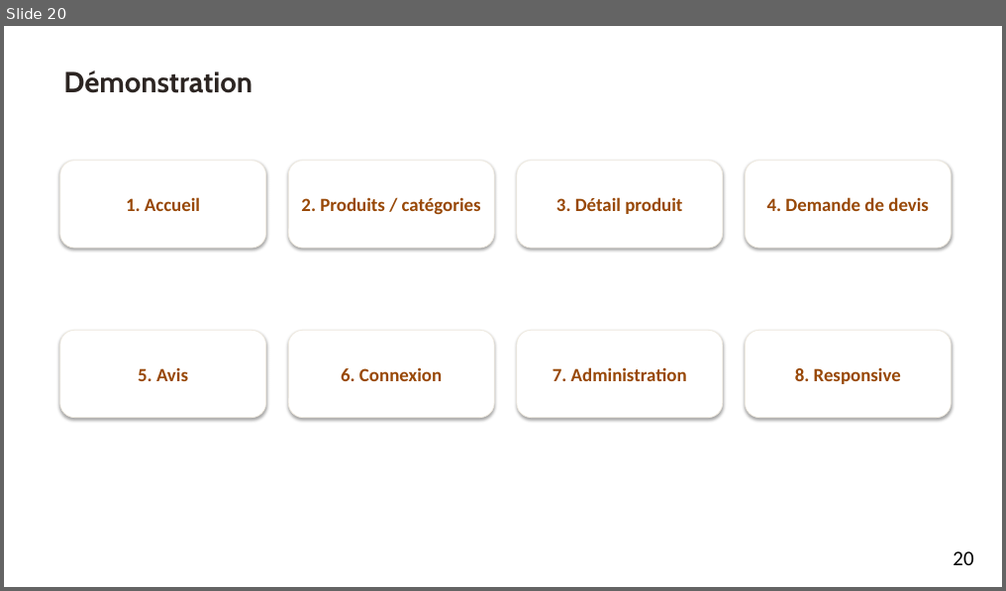
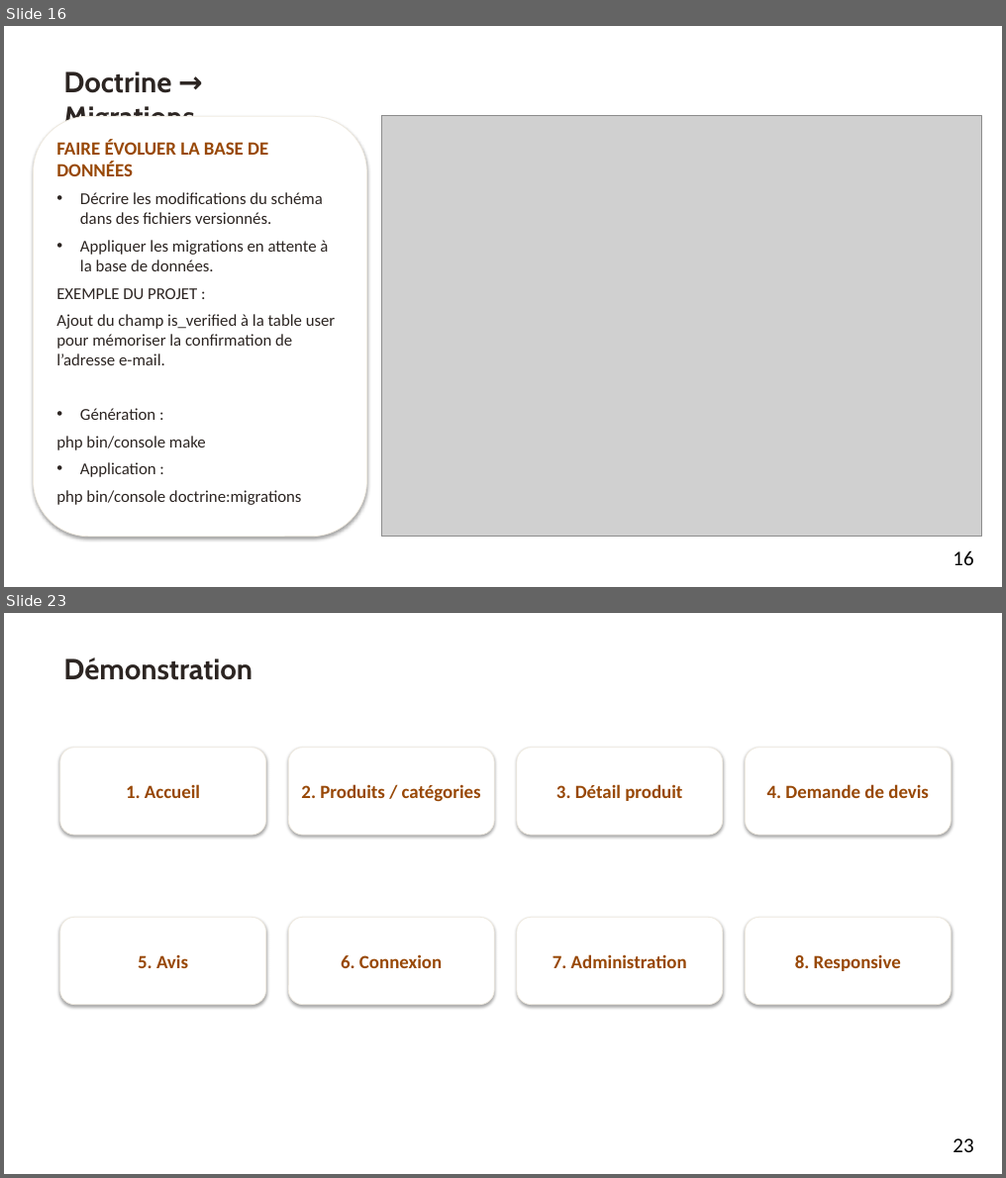
Before and after one commit to aureopires/projet_broderie, a slide deck: output/Aureo_Ruffier_Presentation_Projet.pptx. Shown one above the other, each under a label of ours: slide 20 before the commit, slides 16 and 23 after it; the slides between them are not shown. The pictures are 1006x591 and 1006x1178 pixels, drawn with LibreOffice and Linux fonts; fonts in the diff are those of the drawing; grey boxes stand for pictures; background and template pictures are left out. Boxes give left, top, right and bottom in pixels: in the first picture for what was removed or moved away, otherwise in the second. Text is boxed around its words. In the diff, an @@ line names an element or a change of style, - is before the commit and + after.

```diff
--- a/output/Aureo_Ruffier_Presentation_Projet.pptx
+++ b/output/Aureo_Ruffier_Presentation_Projet.pptx
@@ slide 16 added at (x1=4, y1=26, x2=1002, y2=587), background picture (left out) @@
@@ text added at (x1=63, y1=72, x2=194, y2=121), 28 pt, text #2C2522, bold @@
+Doctrine → Migrations
@@ rounded rectangle added at (x1=33, y1=116, x2=367, y2=537), fill #FFFFFF, outline #EFEAE0 0.75 pt, 16 pt, text #2C2522 @@
+FAIRE ÉVOLUER LA BASE DE DONNÉES
+• Décrire les modifications du schéma dans des fichiers versionnés.
+• Appliquer les migrations en attente à la base de données.
+EXEMPLE DU PROJET :
+Ajout du champ is_verified à la table user pour mémoriser la confirmation de l’adresse e-mail.
+• Génération :
+php bin/console make
+• Application :
+php bin/console doctrine:migrations
@@ picture added at (x1=381, y1=116, x2=982, y2=537) @@
@@ page number added at (x1=952, y1=551, x2=973, y2=566), 20 pt, text #000000 @@
+16
@@ what was slide 20 is now slide 23 @@
@@ page number at (x1=952, y1=1139, x2=973, y2=1153): text changed @@
-20
+23
```
Also in this commit, not shown: 13 slides changed, 11 other slides added, 8 slides removed, 4 other files.
